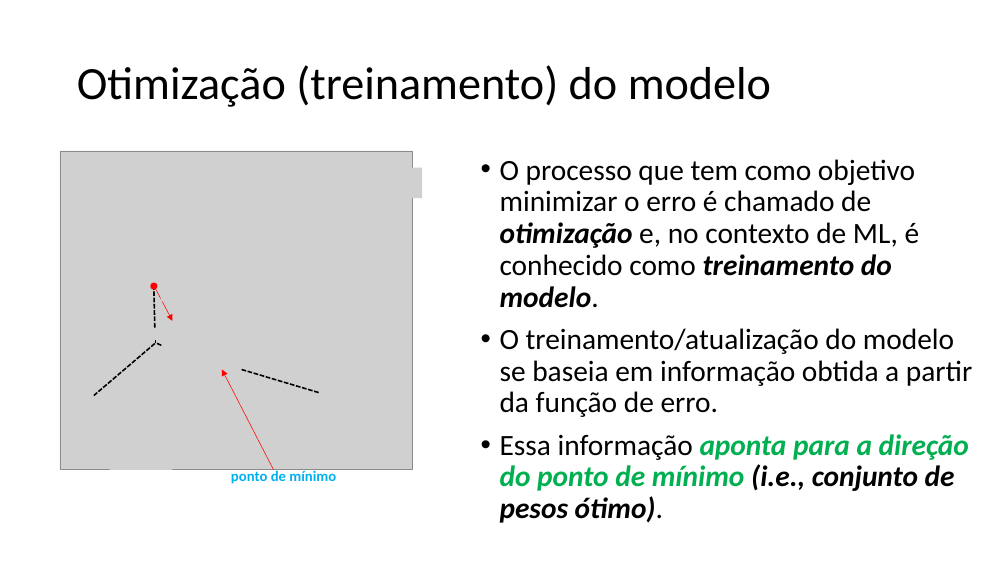
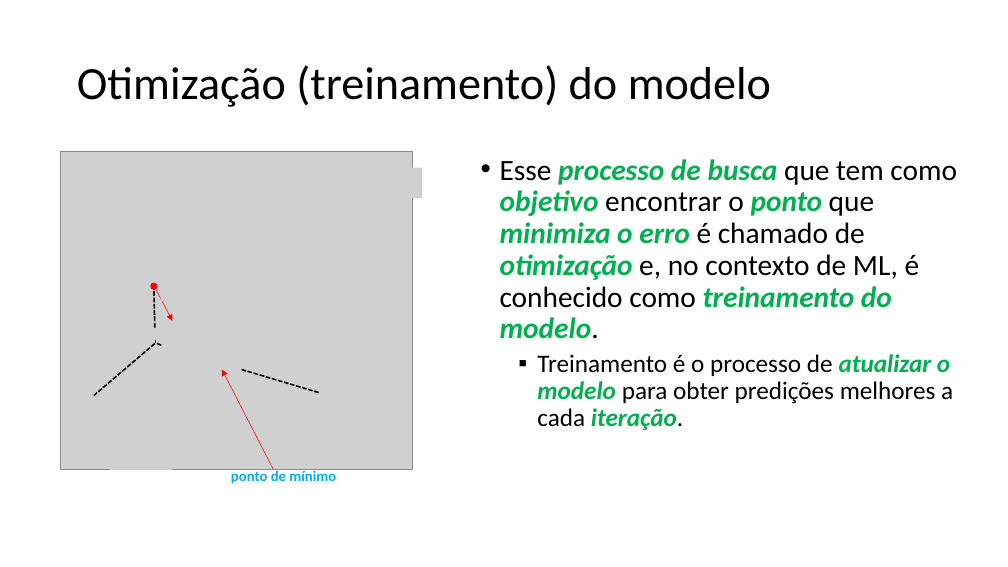
Before and after one commit to zz4fap/tp557-iot-ml, a slide deck: slide 26 of slides/TP557_5_Medindo_a_precisão_de_um_modelo_de_ML.pptx (slide 21 before the commit). Drawn at 1008x567 pixels with LibreOffice and Linux fonts; fonts in the diff are those of the drawing; grey boxes stand for pictures. Boxes give left, top, right and bottom in pixels: in the first picture for what was removed or moved away, otherwise in the second. Text is boxed around its words. In the diff, an @@ line names an element or a change of style, - is before the commit and + after.

```diff
--- a/slides/TP557_5_Medindo_a_precisão_de_um_modelo_de_ML.pptx
+++ b/slides/TP557_5_Medindo_a_precisão_de_um_modelo_de_ML.pptx
@@ text at box(500, 159, 957, 430): text changed @@
-• O processo que tem como objetivo minimizar o erro é chamado de otimização e, no contexto de ML, é conhecido como treinamento do modelo.
-• O treinamento/atualização do modelo se baseia em informação obtida a partir da função de erro.
-• Essa informação aponta para a direção do ponto de mínimo (i.e., conjunto de pesos ótimo).
+• Esse processo de busca que tem como objetivo encontrar o ponto que minimiza o erro é chamado de otimização e, no contexto de ML, é conhecido como treinamento do modelo.
+  ▪ Treinamento é o processo de atualizar o modelo para obter predições melhores a cada iteração.
```
Also in this commit, not shown: 14 other slides changed, 7 slides added, 1 other file.
